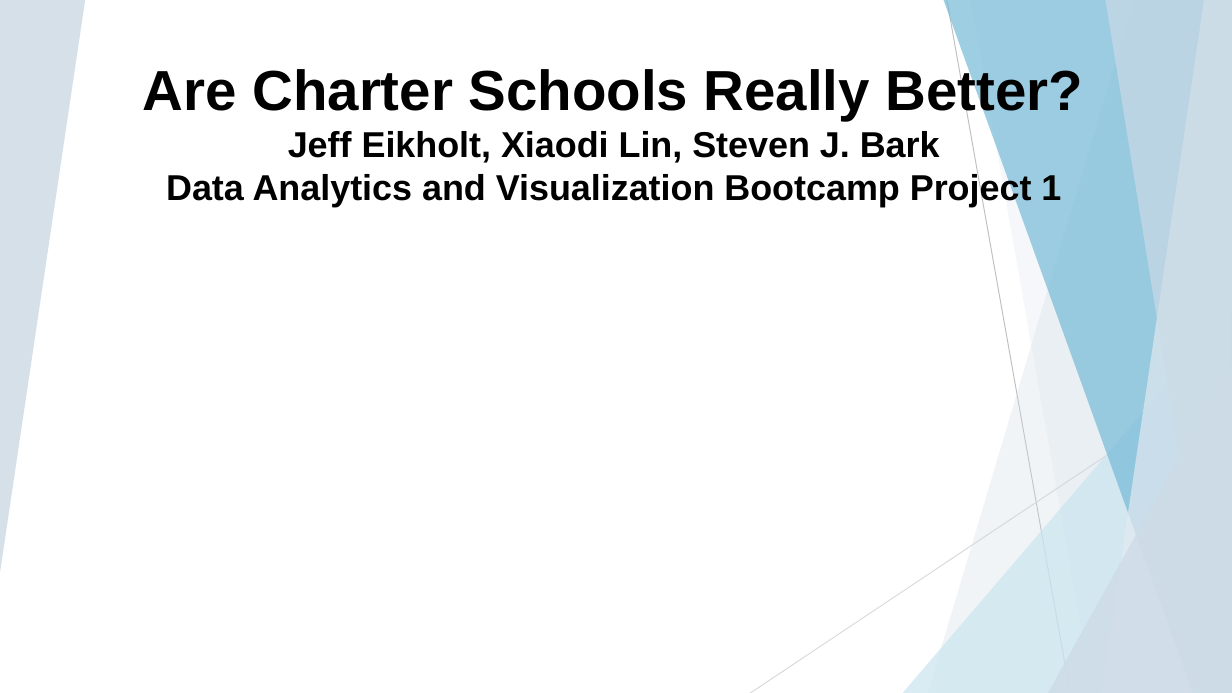
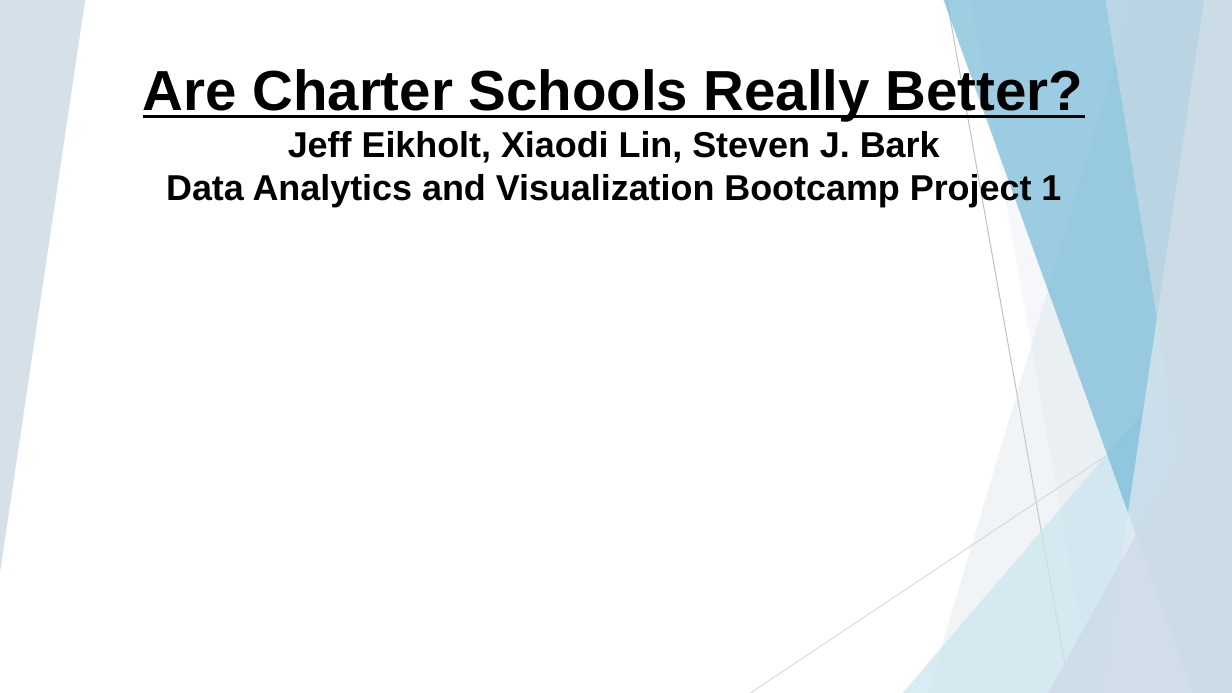
Before and after one commit to jteickholt/Team10Project1_Repo, a slide deck: slide 1 of reports/Project1_SJB_Draft1.pptx. Drawn at 1232x693 pixels with LibreOffice and Linux fonts; fonts in the diff are those of the drawing; background and template pictures are left out. Boxes give left, top, right and bottom in pixels: in the first picture for what was removed or moved away, otherwise in the second. Text is boxed around its words. In the diff, an @@ line names an element or a change of style, - is before the commit and + after.

```diff
--- a/reports/Project1_SJB_Draft1.pptx
+++ b/reports/Project1_SJB_Draft1.pptx
@@ text at (143,65,1084,120): underline on in "Are Charter Schools Really Better?" @@
```
Also in this commit, not shown: 3 other slides changed, 3 slides added, 3 slides removed, 12 other files.
